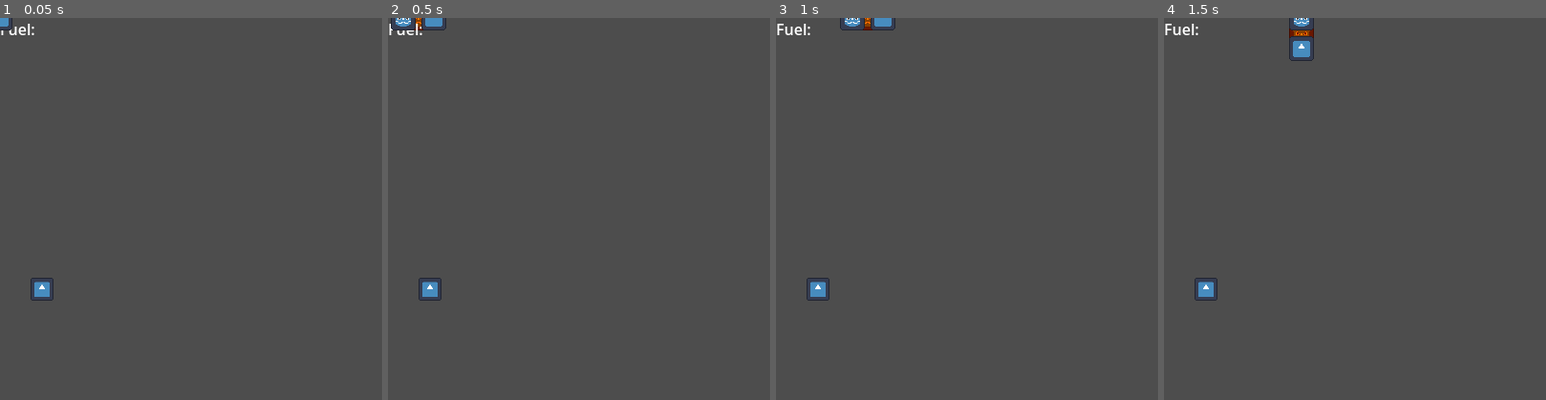
Above: before the commit, frames 1-4 (left to right).
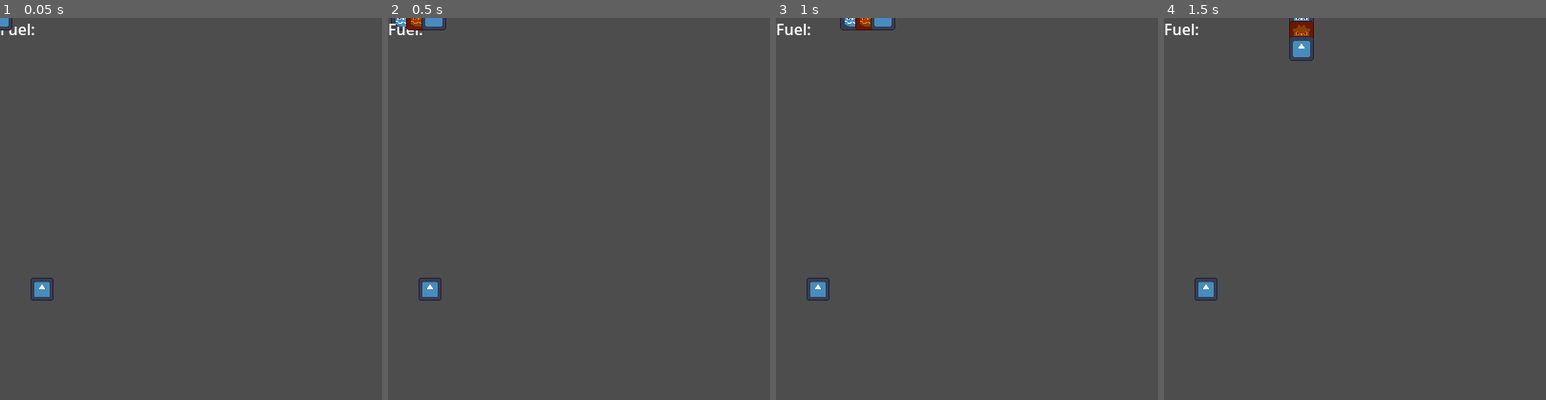
Above: after the commit, the same moments.

Repository: biageez/tartigradesrepo
Game: Godot game, scene res://main.tscn
Same seed, same stepped clock (60 frames per second), same inputs: the game is played once before the commit and once after it. The engine's default icon, where the game draws it, is replaced by a stand-in: a white triangle on a blue panel in a dark square.
Inputs:
- Up to frame 1 (0.05 s): no input
- Up to frame 2 (0.5 s): no input
- Up to frame 3 (1 s): tap Enter at 0.5 s; hold Right (ui_right) from 0.53 s (still down)
- Up to frame 4 (1.5 s): tap Space at 1.25 s; release Right (ui_right) at 1.28 s; hold Down (ui_down) from 1.28 s (still down)
The pictures show only the part of the screen within x 0-50%, y 0-50%; the shares and areas given below are measured in that part.

Frame 1 is identical in both runs. In frame 2, 0.1% of the frame differs, in the area x 0-9%, y 0-4%; in frame 3, less than 0.1%; in frame 4, 0.2%, in the area x 32-40%, y 0-4%.

Commit message:
player sprite index

Diff:
--- a/tartigrades/playerController.gd
+++ b/tartigrades/playerController.gd
@@ -75,10 +75,10 @@
 			sprite.z_index = 2
 		1:
 			sprite.texture = preload("res://middle.svg.png")
-			sprite.z_index = 0
+			sprite.z_index = 1
 		2:
 			sprite.texture = preload("res://tail.svg")
-			sprite.z_index = 2
+			sprite.z_index = 0
 		_:
 			sprite.texture = preload("res://middle.svg")
 
